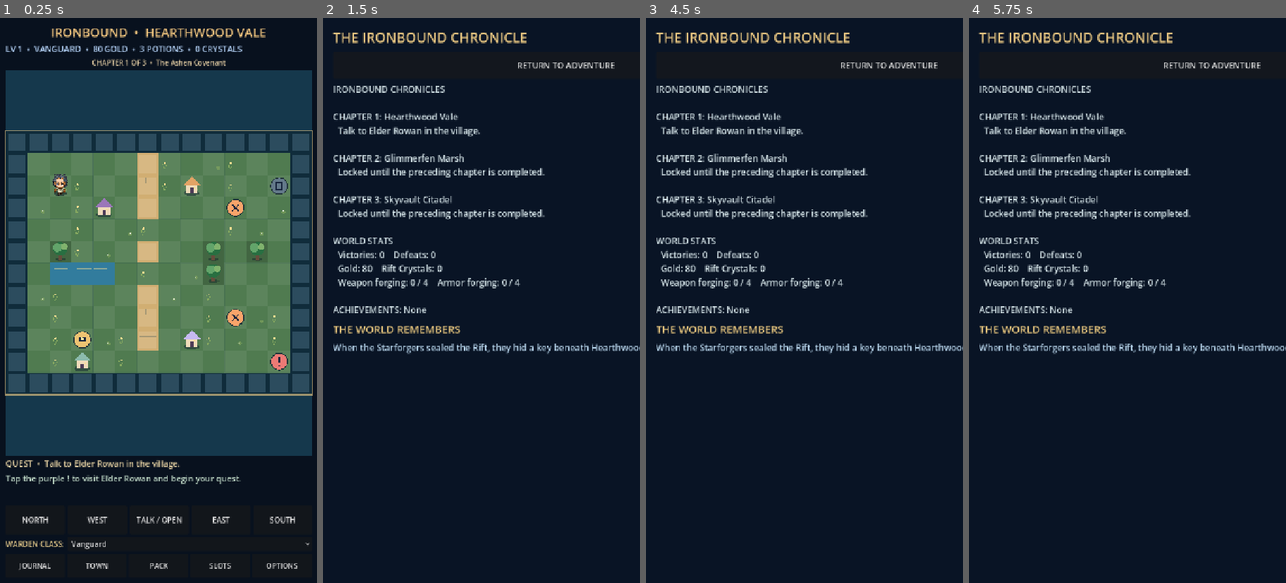
Above: before the commit, frames 1-4 (left to right).
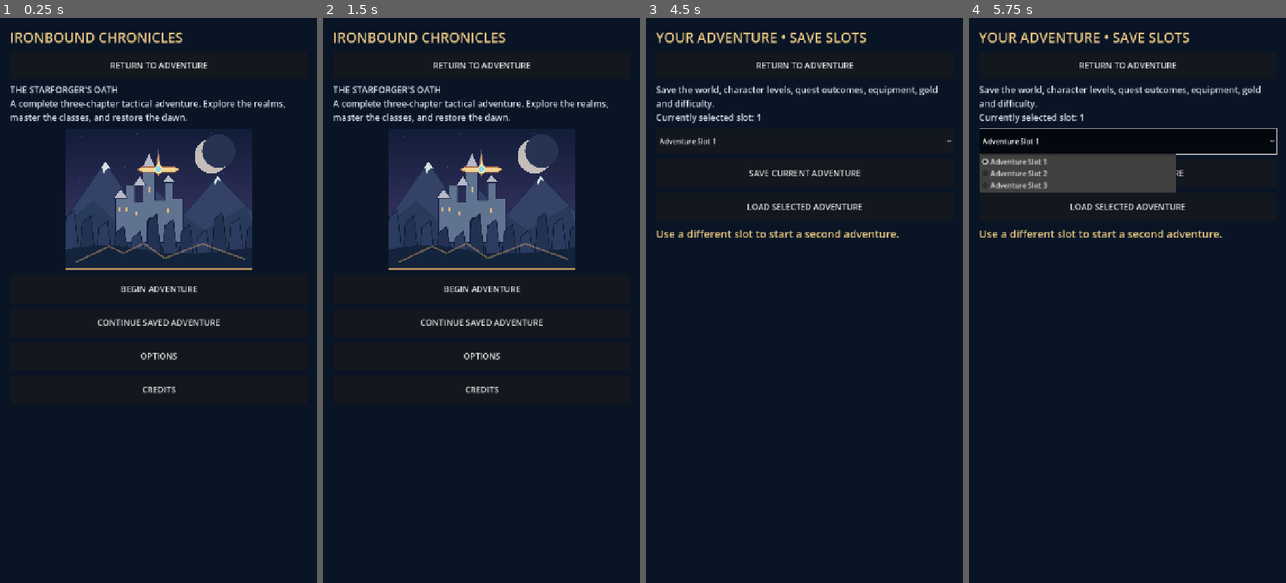
Above: after the commit, the same moments.

Repository: timnagytaxes-svg/android-test-apk
Game: Godot game, scene res://v06/world_game.tscn
The game is run twice, just before and just after one commit, with the same random seed, the same clock (stepped at 60 frames per second) and the same inputs. This scene is started directly instead of the project's main scene.
Inputs (mouse positions are in pixels of both pictures, inside the frame that each line leads up to):
- Up to frame 1 (0.25 s): no input
- Up to frame 2 (1.5 s): click "JOURNAL" at 0.5 s; click "TOWN" at 1.25 s
- Up to frame 3 (4.5 s): click "PACK" at 2 s; click "SLOTS" at 2.75 s; click "OPTIONS" at 3.5 s; click (804, 323) at 4.25 s, where only the run after the commit has a clickable "CONTINUE SAVED ADVENTURE"
- Up to frame 4 (5.75 s): click (1127, 142) at 5 s, where only the run after the commit has a clickable "Adventure Slot 1"

The runs differ from the first frame. In frame 1, 66% of the frame differs, in the area x 1-99%, y 1-98%; in frame 2, 18%; in frame 3, 8.0%; in frame 4, 11%.

Commit message:
Add original illustrated title screen, credits and honest release QA checklist

Diff:
--- a/godot/v06/campaign/campaign.gd
+++ b/godot/v06/campaign/campaign.gd
@@ -216,6 +216,6 @@
     achievements.clear()
     for item: Variant in data["achievements"]:
         var key: String = str(item)
-        if not achievements.has(key) and key in ["first_victory", "boss_slayer", "first_forge", "stars_reclaimed"]:
+        if not achievements.has(key) and key in ["first_victory", "boss_slayer", "first_forge", "stars_reclaimed", "treasure_hunter"]:
             achievements.append(key)
     return true
--- a/godot/v06/world_game.gd
+++ b/godot/v06/world_game.gd
@@ -18,6 +18,7 @@
     _install_menu()
     _install_overlay()
     _refresh()
+    _open_panel("title")
 
 func _install_world() -> void:
     world = campaign.current_zone()
@@ -112,6 +113,24 @@
     overlay_text.autowrap_mode = TextServer.AUTOWRAP_WORD_SMART
     overlay_actions.add_child(overlay_text)
     match kind:
+        "title":
+            overlay_title.text = "IRONBOUND CHRONICLES"
+            overlay_text.text = "THE STARFORGER'S OATH\nA complete three-chapter tactical adventure. Explore the realms, master the classes, and restore the dawn."
+            var art := TextureRect.new()
+            art.texture = preload("res://v06/assets/title_art.svg")
+            art.expand_mode = TextureRect.EXPAND_IGNORE_SIZE
+            art.stretch_mode = TextureRect.STRETCH_KEEP_ASPECT_CENTERED
+            art.custom_minimum_size = Vector2(0,320)
+            overlay_actions.add_child(art)
+            overlay_actions.move_child(art,1)
+            _panel_button("BEGIN ADVENTURE",_close_panel)
+            _panel_button("CONTINUE SAVED ADVENTURE",_open_panel.bind("slots"))
+            _panel_button("OPTIONS",_open_panel.bind("settings"))
+            _panel_button("CREDITS",_open_panel.bind("credits"))
+        "credits":
+            overlay_title.text = "IRONBOUND • CREDITS"
+            overlay_text.text = "Design, code, world and vector illustrations created for Ironbound Chronicles.\nJRPG character and spell-sheet references were supplied by the game creator.\nEngine: Godot 4.4.1.\nThe game is offline-first and stores saves on the device.\nThis is a playable pre-release campaign."
+            _panel_button("RETURN TO TITLE",_open_panel.bind("title"))
         "journal":
             overlay_title.text = "THE IRONBOUND CHRONICLE"
             overlay_text.text = campaign.journal()
Not shown, added: godot/v06/RELEASE_CHECKLIST.md
